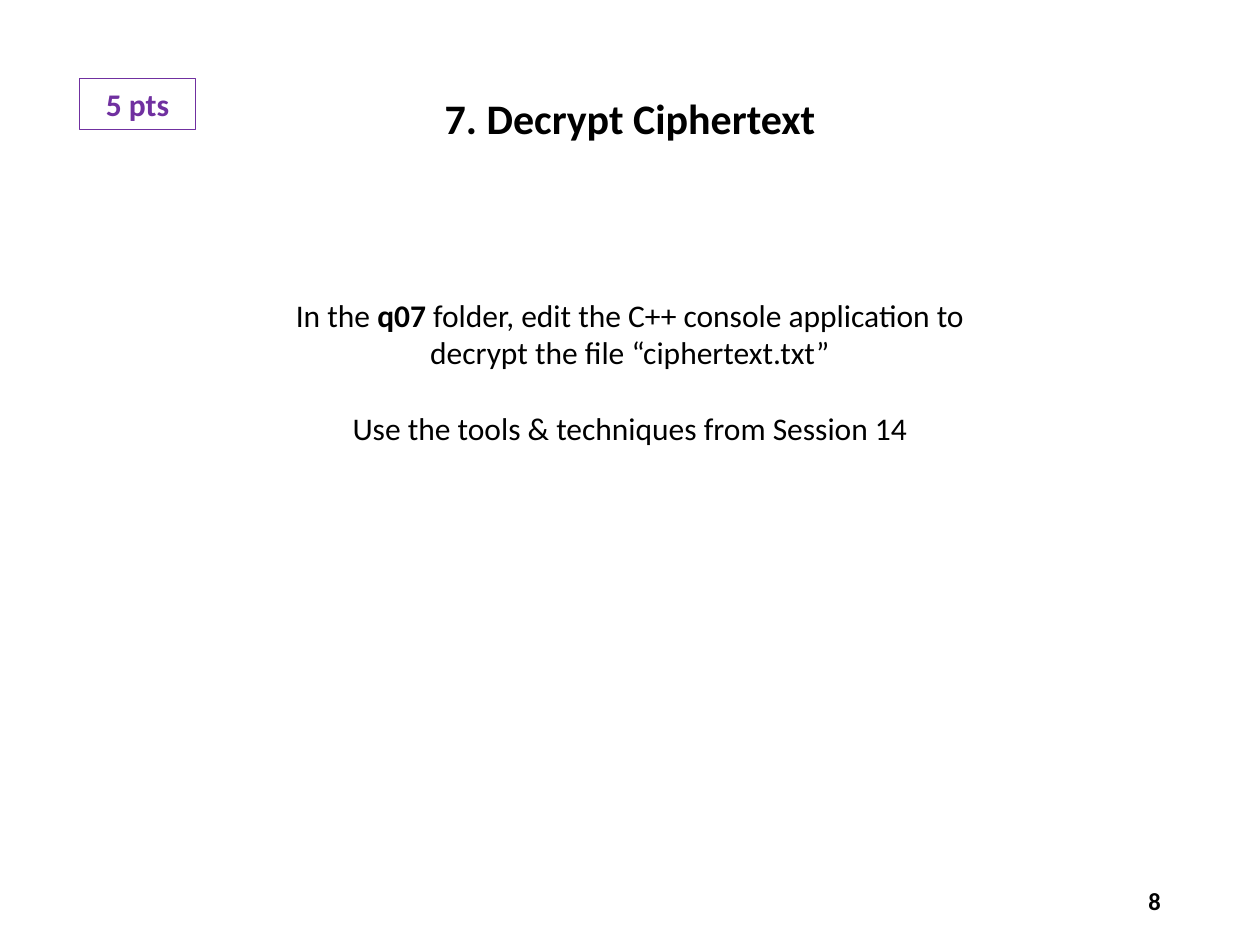
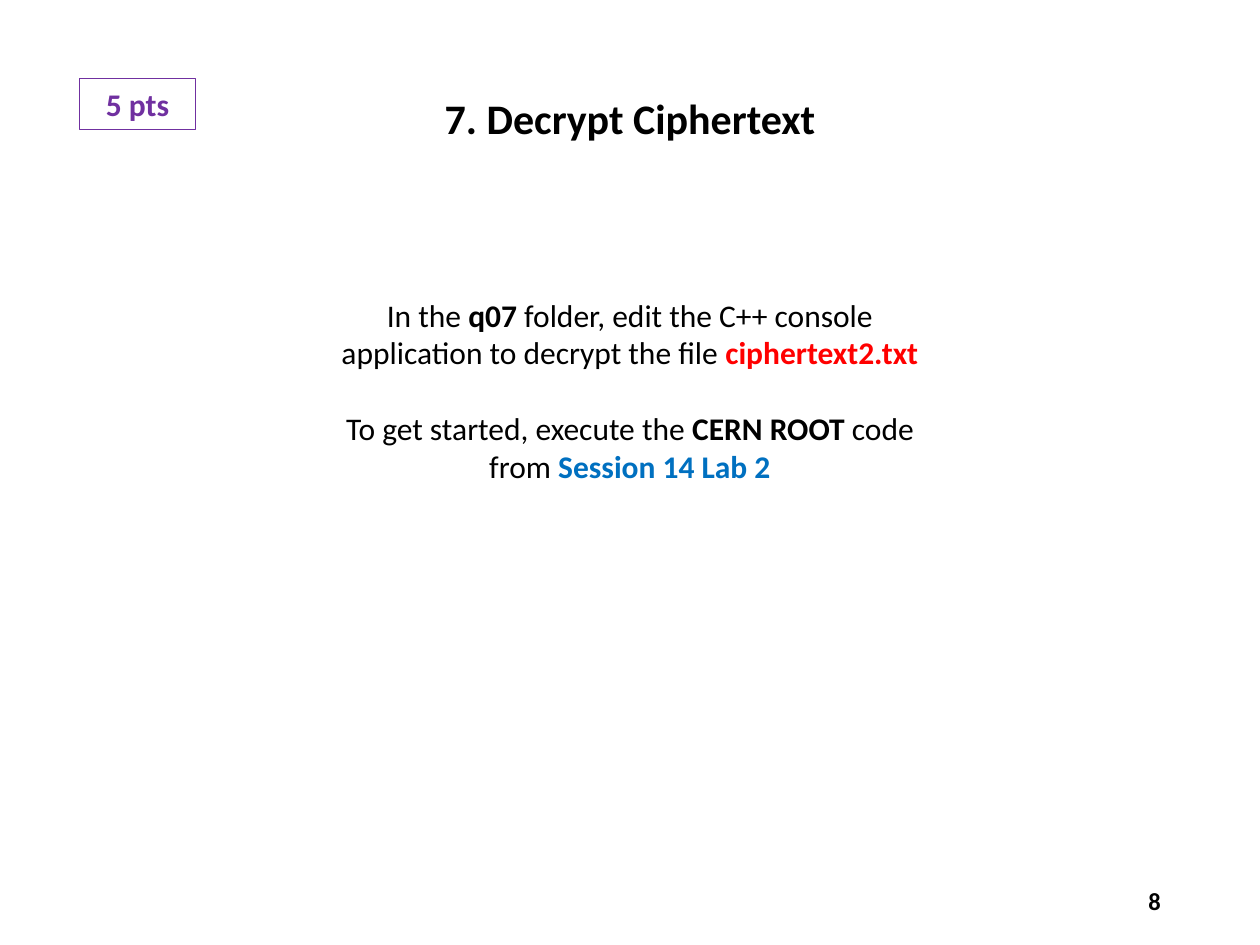
Before and after one commit to dbiersach/scicomp301-cpp-linux, a slide deck: slide 8 of exam2/Exam 2 Questions.pptx. Drawn at 1260x945 pixels with LibreOffice and Linux fonts; fonts in the diff are those of the drawing. Boxes give left, top, right and bottom in pixels: in the first picture for what was removed or moved away, otherwise in the second. Text is boxed around its words. In the diff, an @@ line names an element or a change of style, - is before the commit and + after.

```diff
--- a/exam2/Exam 2 Questions.pptx
+++ b/exam2/Exam 2 Questions.pptx
@@ text at box(341, 305, 918, 479): text changed @@
-In the q07 folder, edit the C++ console application to decrypt the file “ciphertext.txt”
-Use the tools & techniques from Session 14
+In the q07 folder, edit the C++ console application to decrypt the file ciphertext2.txt
+To get started, execute the CERN ROOT code
+from Session 14 Lab 2
```
Also in this commit, not shown: 11 other slides changed, 1 slide added, 1 other file.
